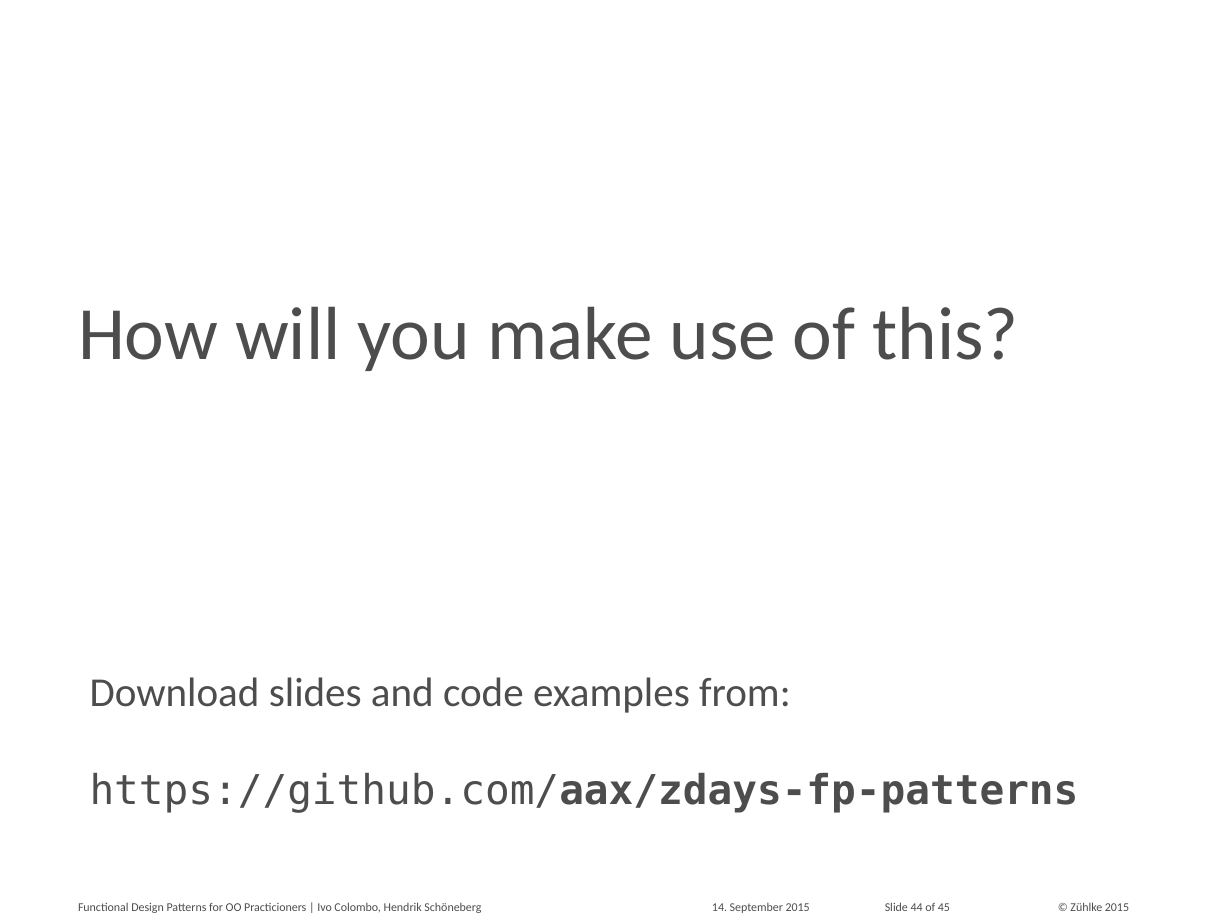
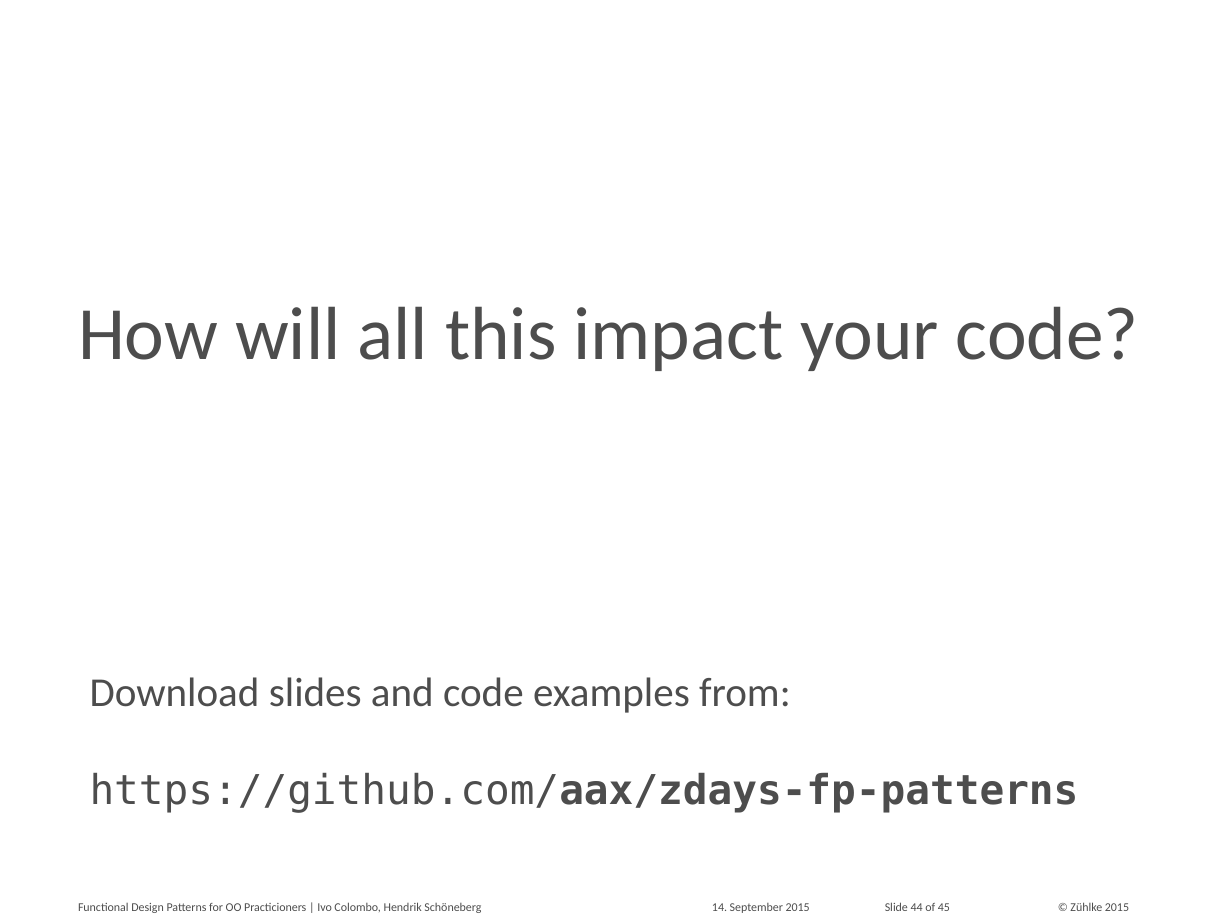
Before and after one commit to aax/zdays-fp-patterns, a slide deck: slide 44 of Functional Design Patterns for OO Practitioners.pptx. Drawn at 1232x924 pixels with LibreOffice and Linux fonts; fonts in the diff are those of the drawing; background and template pictures are left out. Boxes give left, top, right and bottom in pixels: in the first picture for what was removed or moved away, otherwise in the second. Text is boxed around its words. In the diff, an @@ line names an element or a change of style, - is before the commit and + after.

```diff
--- a/Functional Design Patterns for OO Practitioners.pptx
+++ b/Functional Design Patterns for OO Practitioners.pptx
@@ title at (78, 306, 1139, 371): text changed @@
-How will you make use of this?
+How will all this impact your code?
```
Also in this commit, not shown: 20 other slides changed, 1 other file.
